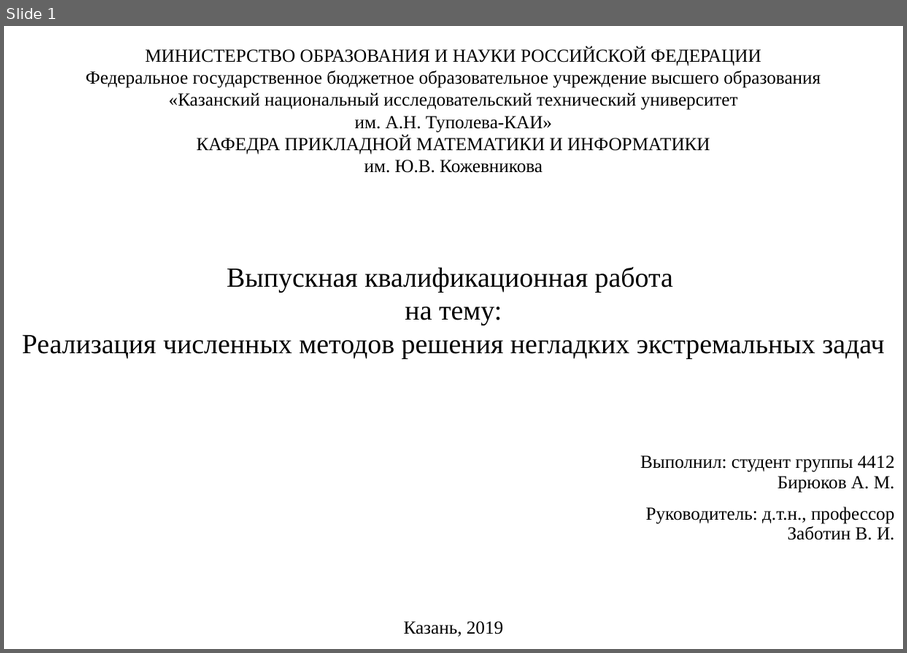
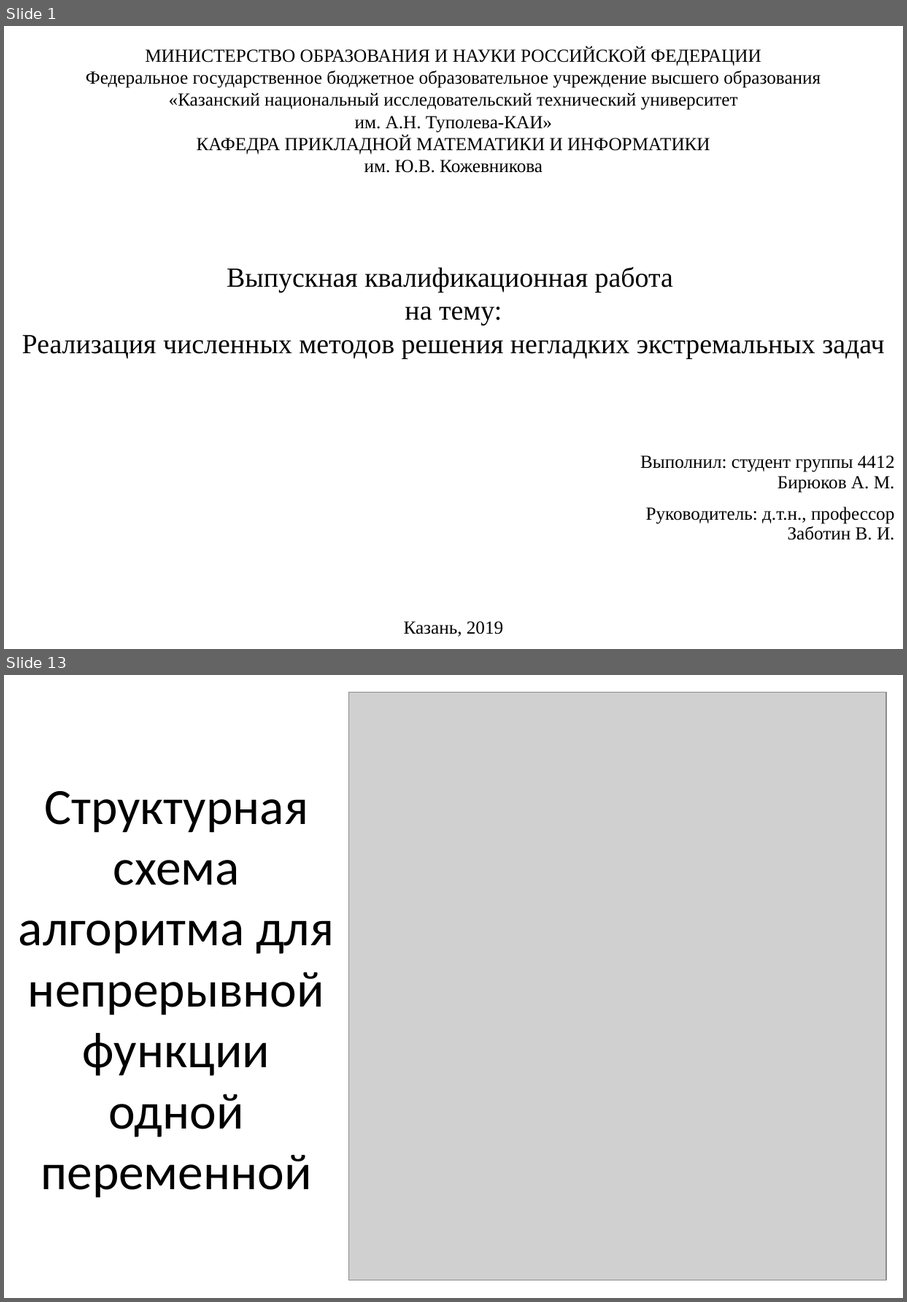
Before and after one commit to EgoPingvina/LipshMinimization, a slide deck: Documentation/Презентация Бирюков 4412.pptx. Shown one above the other, each under a label of ours: slide 1 before the commit, slides 1 and 13 after it; the slides between them are not shown. The pictures are 907x653 and 907x1302 pixels, drawn with LibreOffice and Linux fonts; fonts in the diff are those of the drawing; grey boxes stand for pictures. Boxes give left, top, right and bottom in pixels: in the first picture for what was removed or moved away, otherwise in the second. Text is boxed around its words. In the diff, an @@ line names an element or a change of style, - is before the commit and + after.

```diff
--- a/Documentation/Презентация Бирюков 4412.pptx
+++ b/Documentation/Презентация Бирюков 4412.pptx
@@ slide 13 added at [4, 675, 903, 1298], background #FFFFFF @@
@@ picture added at [349, 693, 887, 1280] @@
@@ title added at [19, 791, 334, 1198], 44 pt, text #000000 @@
+Структурная схема алгоритма для непрерывной функции одной переменной
```
Also in this commit, not shown: 15 other slides added, 1 slide removed.
